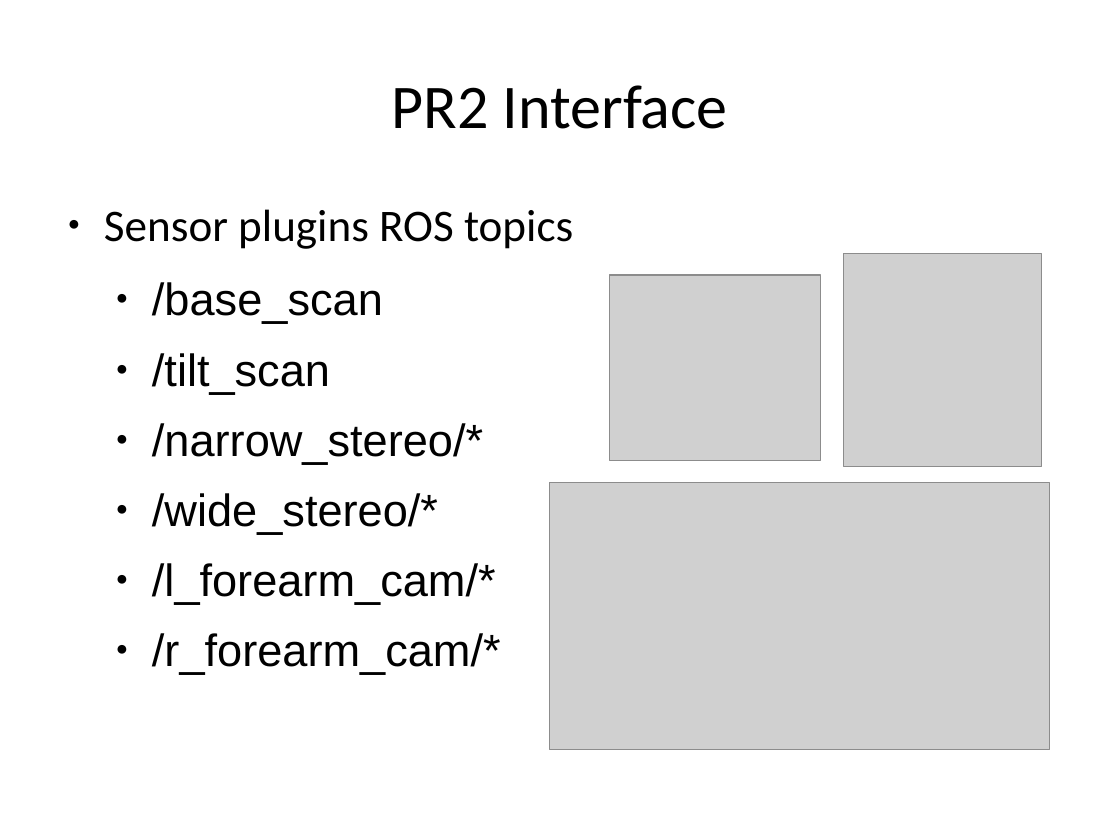
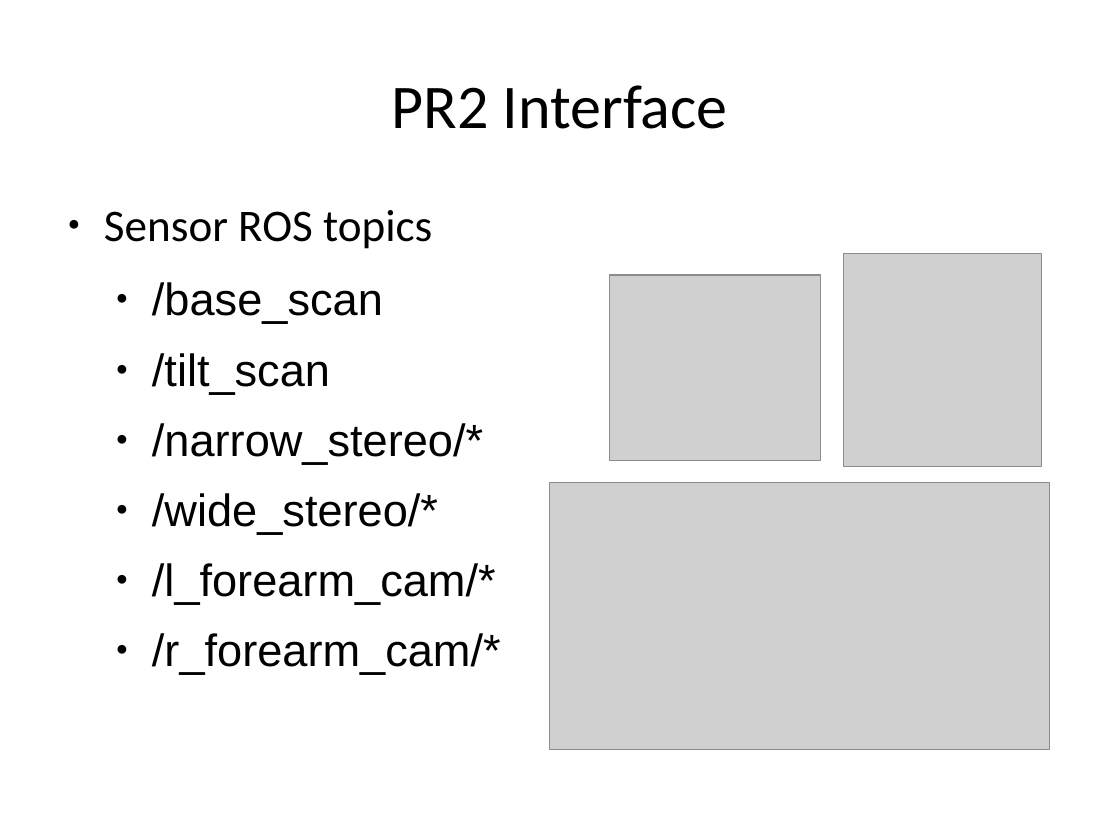
Before and after one commit to PR2/pr2_docs, a slide deck: slide 26 of pr2_training_workshop/simulation/simulation_training_workshop_rev1.odp (slide 28 before the commit). Drawn at 1120x840 pixels with LibreOffice and Linux fonts; fonts in the diff are those of the drawing; grey boxes stand for pictures; background and template pictures are left out. Boxes give left, top, right and bottom in pixels: in the first picture for what was removed or moved away, otherwise in the second. Text is boxed around its words. In the diff, an @@ line names an element or a change of style, - is before the commit and + after.

```diff
--- a/pr2_training_workshop/simulation/simulation_training_workshop_rev1.odp
+++ b/pr2_training_workshop/simulation/simulation_training_workshop_rev1.odp
@@ text at box(104, 210, 432, 249): text changed @@
-● Sensor plugins ROS topics
+● Sensor ROS topics
```
Also in this commit, not shown: 9 other slides changed, 8 slides removed.
